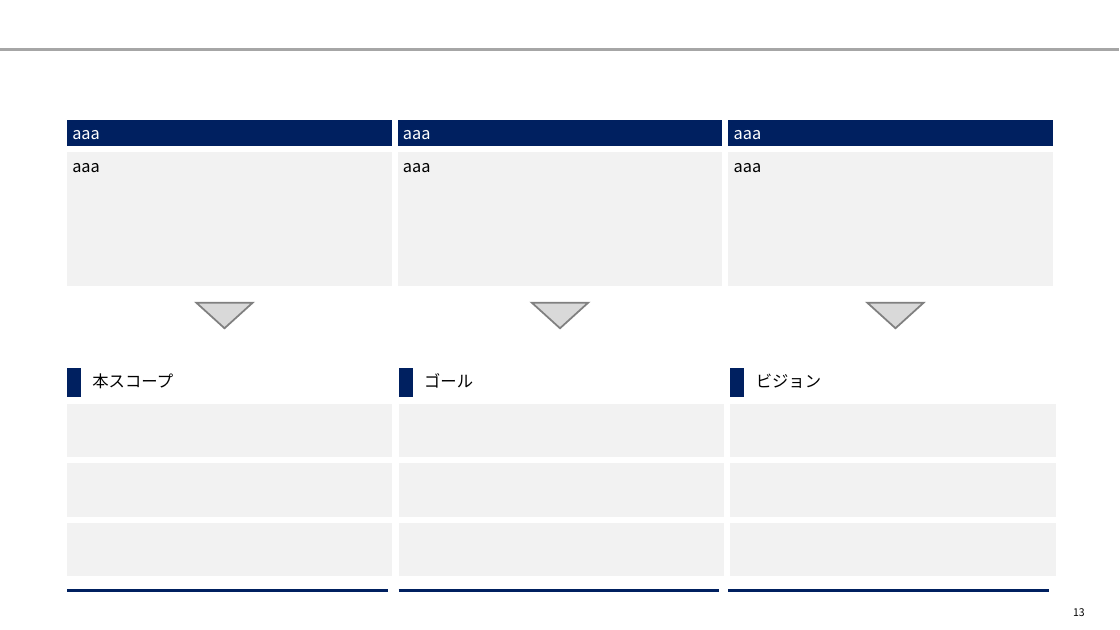
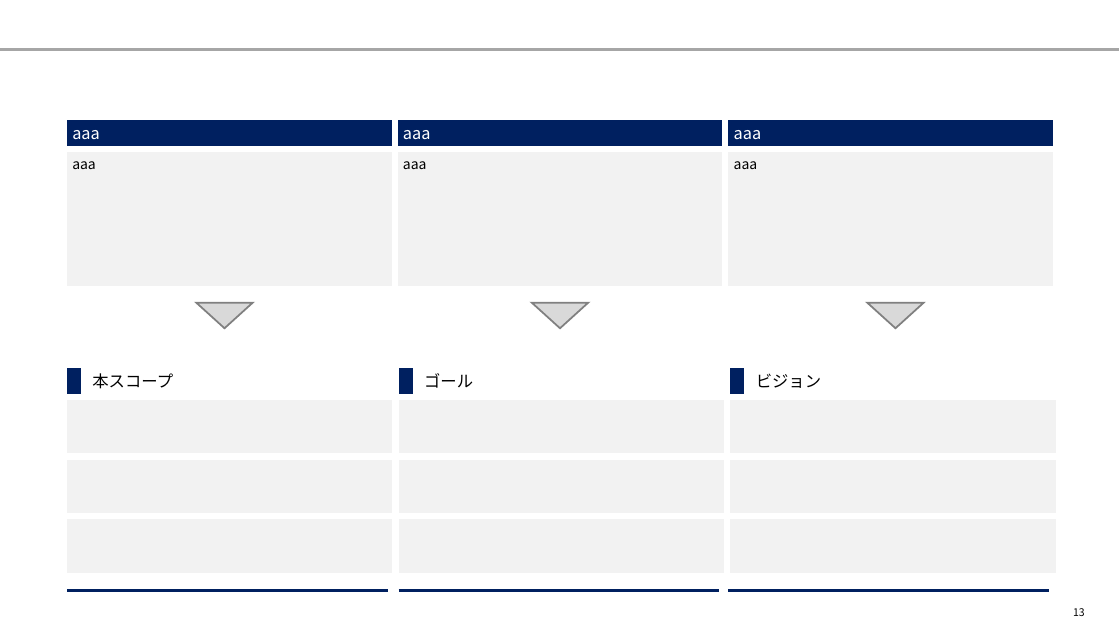
Before and after one commit to yuzucha16/dotfiles, a slide deck: slide 13 of office/Blank.potx. Drawn at 1120x630 pixels with LibreOffice and Linux fonts; fonts in the diff are those of the drawing. Boxes give left, top, right and bottom in pixels: in the first picture for what was removed or moved away, otherwise in the second. Text is boxed around its words. In the diff, an @@ line names an element or a change of style, - is before the commit and + after.

```diff
--- a/office/Blank.potx
+++ b/office/Blank.potx
@@ table at (64, 117, 1057, 286) @@
@@ size 14 to 12 pt in "aaa", "aaa", "aaa" @@
@@ table: place and size @@
-table at (64, 365, 1057, 580)
+table at (64, 365, 1057, 571)
```
Also in this commit, not shown: 7 other slides changed.
